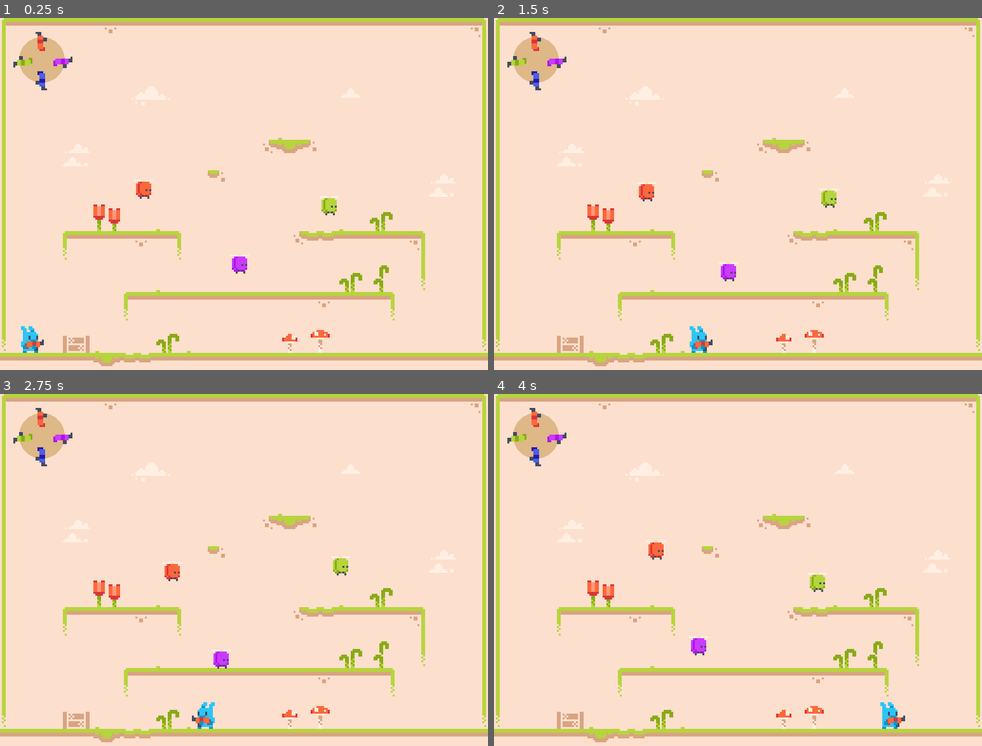
Above: before the commit, frames 1-4 (two rows, left to right).
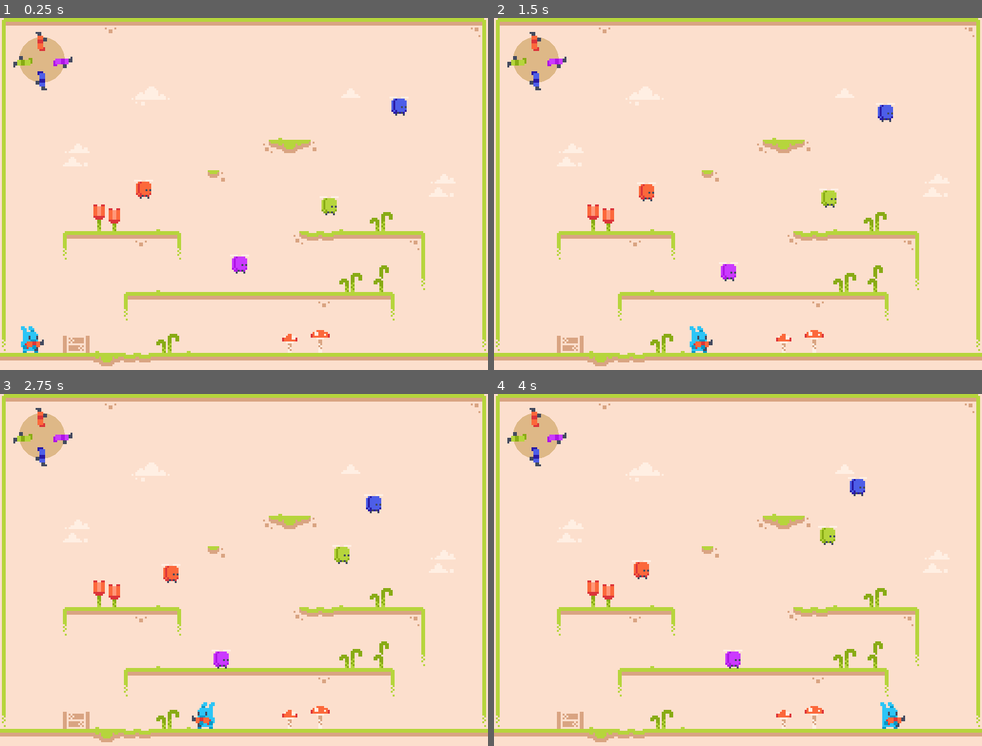
Above: after the commit, the same moments.

Repository: twe4ked/rotato
Game: Godot game, scene res://World.tscn
The game is run twice, just before and just after one commit, with the same random seed, the same clock (stepped at 60 frames per second) and the same inputs.
Inputs:
- Up to frame 1 (0.25 s): no input
- Up to frame 2 (1.5 s): tap Enter (ui_accept) at 0.5, 0.77 s; hold Right (ui_right) from 0.53 s (still down)
- Up to frame 3 (2.75 s): tap Enter (ui_accept) at 1.52 s; release Right (ui_right) at 2.03 s; hold Left (ui_left) from 2.03 s (still down)
- Up to frame 4 (4 s): release Left (ui_left) at 2.78 s; hold Right (ui_right) from 2.78 s (still down); tap Enter (ui_accept) at 3.02, 3.77 s

The runs differ from the first frame. In frame 1, 0.1% of the frame differs, in the area x 80-84%, y 22-28%; in frame 2, 0.1%; in frame 3, 0.4%; in frame 4, 0.9%, in the area x 28-77%, y 24-79%.

Commit message:
Add blue enemy

Diff:
--- a/World.tscn
+++ b/World.tscn
@@ -1051,6 +1051,9 @@
 position = Vector2( 75.3755, 90.1197 )
 weapon_color = 0
 
+[node name="Enemy4" parent="Enemies" instance=ExtResource( 3 )]
+position = Vector2( 209.218, 46.4567 )
+
 [node name="WeaponSpinner" type="Node2D" parent="."]
 position = Vector2( 22, 22 )
 script = ExtResource( 6 )
